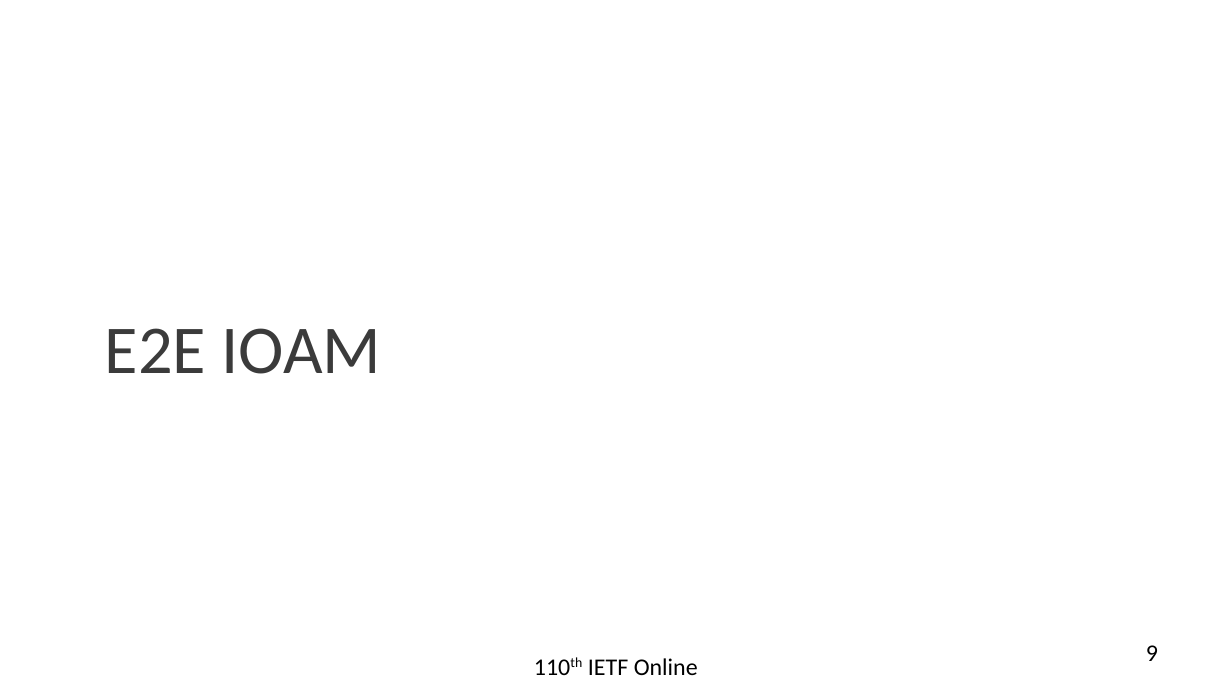
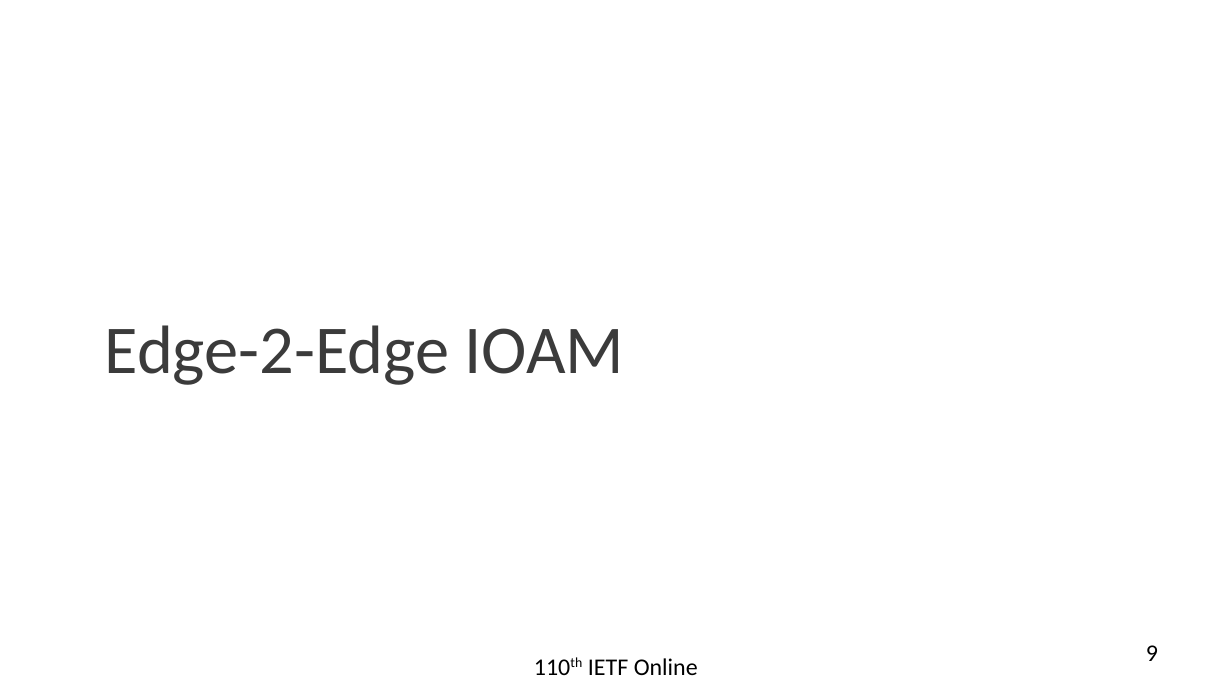
Before and after one commit to rakgandhi/ietf-slides, a slide deck: slide 9 of draft-gandhi-mpls-ioam-sr-06.pptx. Drawn at 1232x693 pixels with LibreOffice and Linux fonts; fonts in the diff are those of the drawing. Boxes give left, top, right and bottom in pixels: in the first picture for what was removed or moved away, otherwise in the second. Text is boxed around its words. In the diff, an @@ line names an element or a change of style, - is before the commit and + after.

```diff
--- a/draft-gandhi-mpls-ioam-sr-06.pptx
+++ b/draft-gandhi-mpls-ioam-sr-06.pptx
@@ text at [105,325,625,385]: text changed @@
-E2E IOAM
+Edge-2-Edge IOAM
```
Also in this commit, not shown: 3 other slides changed, 1 slide added, 1 other file.
